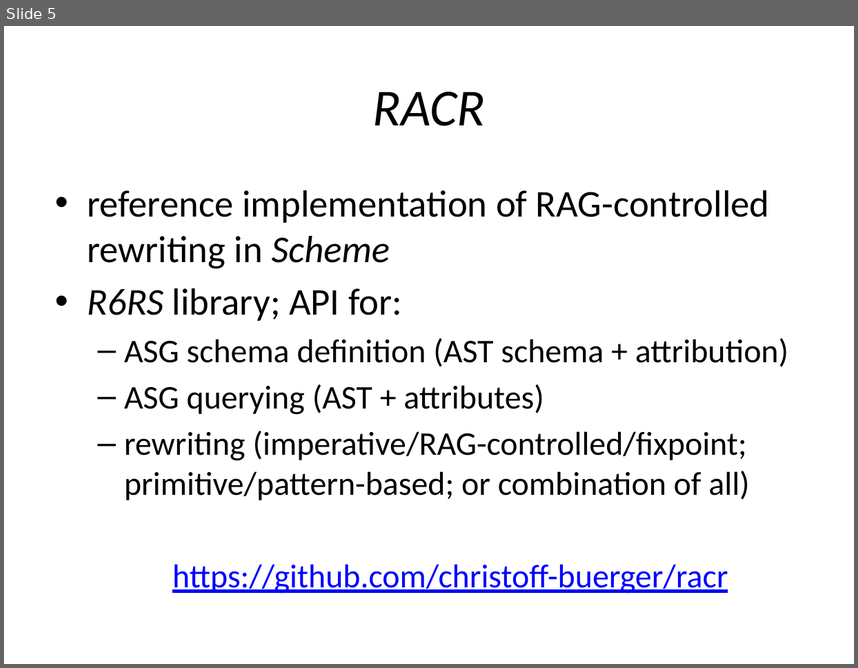
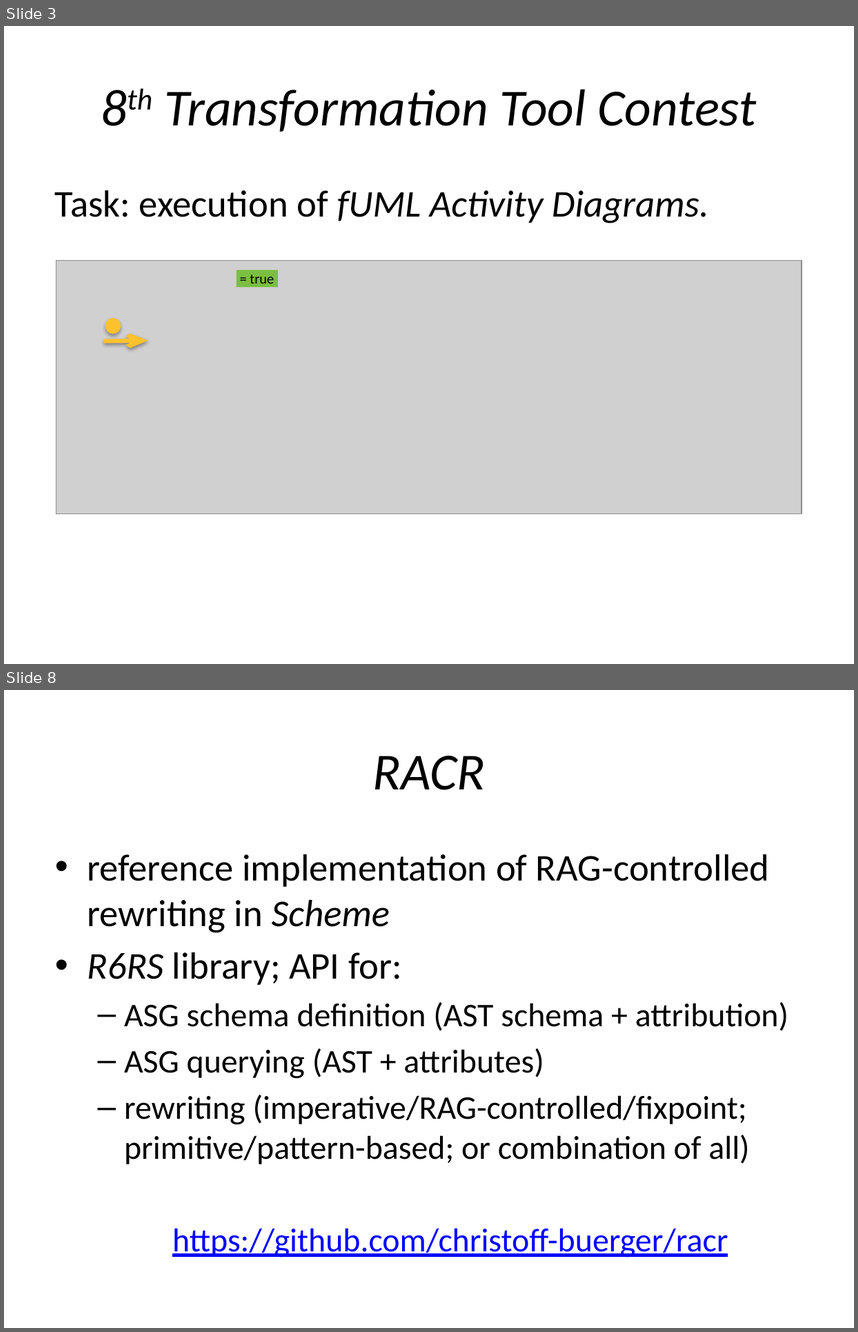
Before and after one commit to christoff-buerger/racr, a slide deck: examples/ttc-2015-fuml-activity-diagrams/documentation/figures/solution-presentation.pptx. Shown one above the other, each under a label of ours: slide 5 before the commit, slides 3 and 8 after it; the slides between them are not shown. The pictures are 858x668 and 858x1332 pixels, drawn with LibreOffice and Linux fonts; fonts in the diff are those of the drawing; grey boxes stand for pictures. Boxes give left, top, right and bottom in pixels: in the first picture for what was removed or moved away, otherwise in the second. Text is boxed around its words. In the diff, an @@ line names an element or a change of style, - is before the commit and + after.

Commit message:
Examples (ttc-2015-fuml-activity-diagrams, documentation): Updated solution presentation.

```diff
--- a/examples/ttc-2015-fuml-activity-diagrams/documentation/figures/solution-presentation.pptx
+++ b/examples/ttc-2015-fuml-activity-diagrams/documentation/figures/solution-presentation.pptx
@@ slide 3 added at <box>4,26,854,664</box>, background #FFFFFF @@
@@ title added at <box>164,89,757,132</box>, 44 pt, text #000000, italic @@
+8th Transformation Tool Contest
@@ text added at <box>55,190,709,223</box>, 32 pt, text #000000, italic @@
+Task: execution of fUML Activity Diagrams.
@@ group added at <box>56,261,802,513</box>: 1 picture, 1 ellipse, 1 arrow, 1 rectangle @@
+= true
@@ what was slide 5 is now slide 8 @@
```
Also in this commit, not shown: 5 slides changed, 3 other slides added, 1 slide removed, 1 other file.
